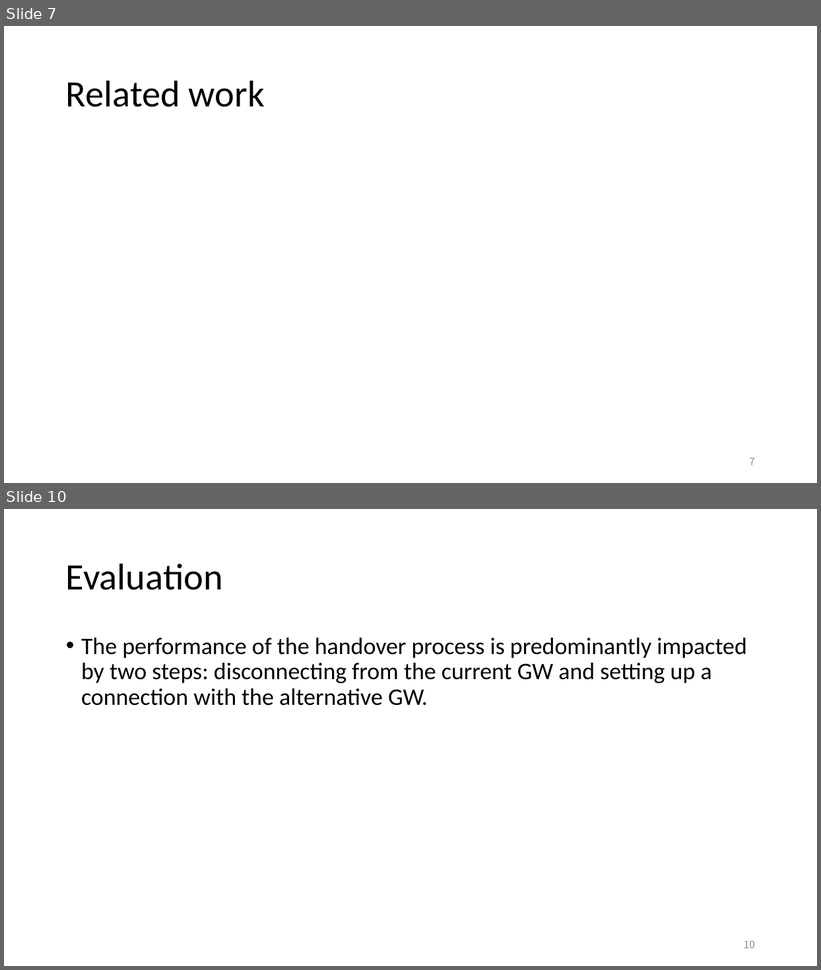
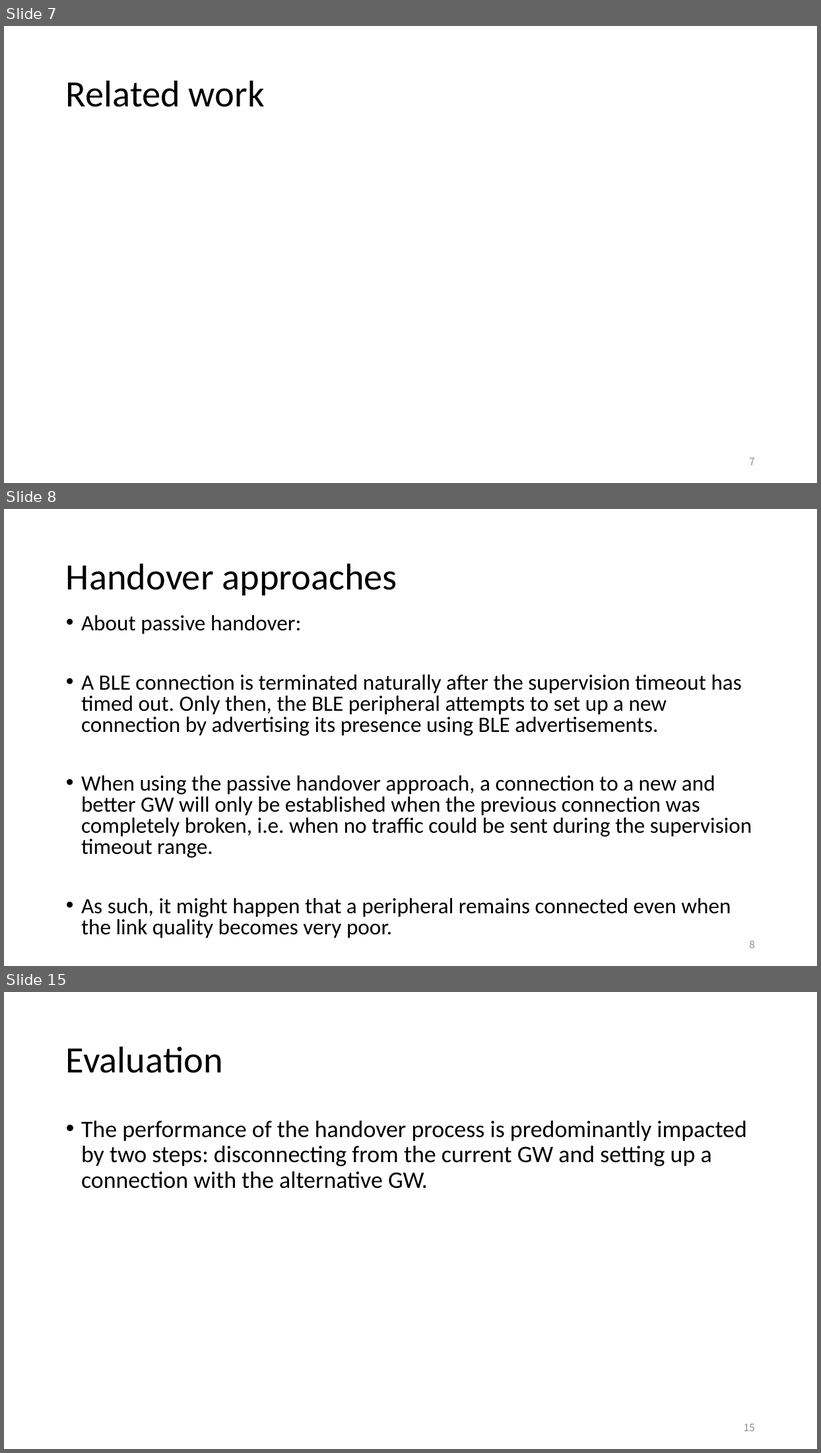
Before and after one commit to EKOISMYLOVE/NTUT_GM_PPT, a slide deck: A BLE-based multi-gateway network infrastructure with handover support for mobile BLE peripherals.pptx. Shown one above the other, each under a label of ours: slides 7 and 10 before the commit, slides 7, 8 and 15 after it; the slides between them are not shown. The pictures are 821x970 and 821x1453 pixels, drawn with LibreOffice and Linux fonts; fonts in the diff are those of the drawing. Boxes give left, top, right and bottom in pixels: in the first picture for what was removed or moved away, otherwise in the second. Text is boxed around its words. In the diff, an @@ line names an element or a change of style, - is before the commit and + after.

Commit message:
Handover finish

```diff
--- a/A BLE-based multi-gateway network infrastructure with handover support for mobile BLE peripherals.pptx
+++ b/A BLE-based multi-gateway network infrastructure with handover support for mobile BLE peripherals.pptx
@@ slide 8 added at box(4, 509, 817, 966), background #FFFFFF @@
@@ title added at box(66, 563, 397, 595), 44 pt, text #000000 @@
+Handover approaches
@@ text added at box(81, 615, 752, 939), 25.9 pt, text #000000 @@
+• About passive handover:
+• A BLE connection is terminated naturally after the supervision timeout has timed out. Only then, the BLE peripheral attempts to set up a new connection by advertising its presence using BLE advertisements.
+• When using the passive handover approach, a connection to a new and better GW will only be established when the previous connection was completely broken, i.e. when no traffic could be sent during the supervision timeout range.
+• As such, it might happen that a peripheral remains connected even when the link quality becomes very poor.
@@ page number added at box(749, 941, 755, 949), 12 pt, text #8C8C8C @@
+8
@@ what was slide 10 is now slide 15 @@
@@ page number at box(744, 1424, 755, 1432): text changed @@
-10
+15
```
Also in this commit, not shown: 2 slides changed, 5 other slides added, 1 slide removed.
